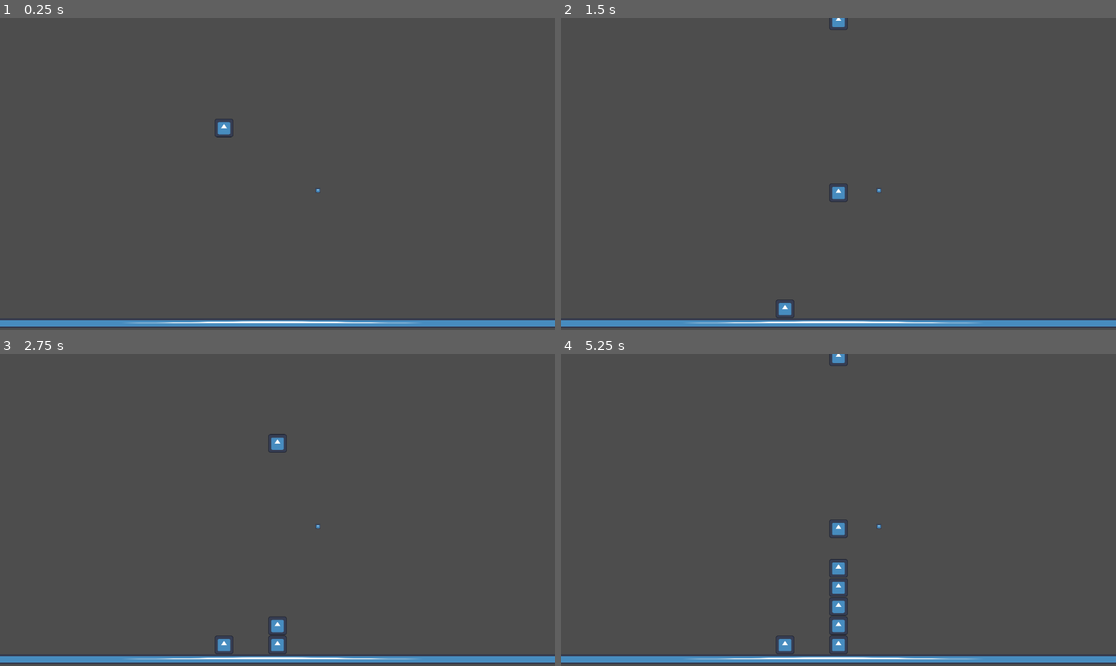
Above: before the commit, frames 1-4 (two rows, left to right).
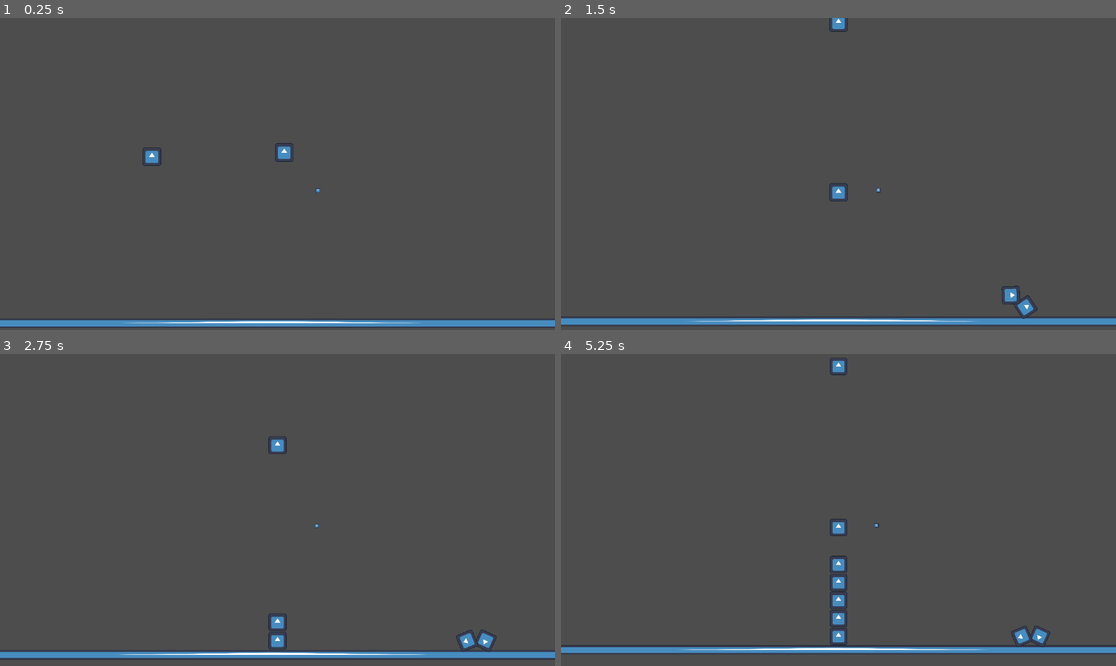
Above: after the commit, the same moments.

Repository: Nemo115/capybara_game
Game: Godot game, scene res://scenes/rigidbody_test_scene.tscn
Same seed, same stepped clock (60 frames per second), same inputs: the game is played once before the commit and once after it. The project has no main scene, so this scene is started directly. The engine's default icon, where the game draws it, is replaced by a stand-in: a white triangle on a blue panel in a dark square.
Inputs:
- Up to frame 1 (0.25 s): no input
- Up to frame 2 (1.5 s): tap Space (spawn) at 0.6, 1.35 s
- Up to frame 3 (2.75 s): tap Space (spawn) at 2.1 s
- Up to frame 4 (5.25 s): tap Space (spawn) every 0.75 s from 2.85 to 5.1 s

The runs differ from the first frame. In frame 1, 0.4% of the frame differs, in the area x 25-53%, y 32-48%; in frame 2, 2.7%; in frame 3, 4.2%; in frame 4, 5.8%, in the area x 0-100%, y 0-100%.

Commit message:
started on coding the forces pulling each object together

Diff:
--- a/project.godot
+++ b/project.godot
@@ -30,6 +30,12 @@
 ]
 }
 
+[layer_names]
+
+2d_physics/layer_1="objects"
+2d_physics/layer_2="player"
+2d_physics/layer_3="env"
+
 [rendering]
 
 renderer/rendering_method="mobile"
--- a/scenes/orange.tscn
+++ b/scenes/orange.tscn
@@ -7,6 +7,7 @@
 radius = 20.0
 
 [node name="orange" type="RigidBody2D"]
+mass = 0.008
 script = ExtResource("1_imgec")
 
 [node name="Sprite2D" type="Sprite2D" parent="."]
@@ -15,3 +16,5 @@
 
 [node name="CollisionShape2D" type="CollisionShape2D" parent="."]
 shape = SubResource("CircleShape2D_60l5g")
+
+[connection signal="body_entered" from="." to="." method="_on_body_entered"]
--- a/scenes/rigidbody_test_scene.tscn
+++ b/scenes/rigidbody_test_scene.tscn
@@ -1,9 +1,10 @@
-[gd_scene load_steps=6 format=3 uid="uid://0wkr64r30xxd"]
+[gd_scene load_steps=7 format=3 uid="uid://0wkr64r30xxd"]
 
 [ext_resource type="Texture2D" uid="uid://bmidkq0n1526n" path="res://icon.svg" id="1_daupv"]
 [ext_resource type="Script" path="res://scripts/camera.gd" id="2_7v5iu"]
 [ext_resource type="PackedScene" uid="uid://dm2y4b5knh13f" path="res://scenes/orange.tscn" id="2_y814f"]
 [ext_resource type="PackedScene" uid="uid://dwatgmw27qdx2" path="res://scenes/spawner.tscn" id="4_f31pa"]
+[ext_resource type="PackedScene" uid="uid://b57w4ahy1i3ta" path="res://scenes/tower.tscn" id="5_fs2ga"]
 
 [sub_resource type="RectangleShape2D" id="RectangleShape2D_5nr5q"]
 size = Vector2(128, 128)
@@ -24,14 +25,25 @@
 position = Vector2(576, 325)
 script = ExtResource("2_7v5iu")
 
-[node name="orange" parent="." instance=ExtResource("2_y814f")]
-position = Vector2(465, 201)
-
-[node name="spawner" parent="." node_paths=PackedStringArray("camera", "test_sprite") instance=ExtResource("4_f31pa")]
+[node name="spawner" parent="." node_paths=PackedStringArray("camera") instance=ExtResource("4_f31pa")]
 camera = NodePath("../Camera2D")
-test_sprite = NodePath("../Icon")
 
 [node name="Icon" type="Sprite2D" parent="."]
 position = Vector2(660, 359)
 scale = Vector2(0.08, 0.08)
 texture = ExtResource("1_daupv")
+
+[node name="tower" parent="." instance=ExtResource("5_fs2ga")]
+
+[node name="orange" parent="tower" node_paths=PackedStringArray("tower") instance=ExtResource("2_y814f")]
+position = Vector2(590, 252)
+collision_mask = 7
+in_tower = true
+tower = NodePath("..")
+
+[node name="orange2" parent="tower" node_paths=PackedStringArray("tower", "partner") instance=ExtResource("2_y814f")]
+position = Vector2(243, 263)
+collision_mask = 7
+in_tower = true
+tower = NodePath("..")
+partner = NodePath("../orange")
--- a/scripts/camera.gd
+++ b/scripts/camera.gd
@@ -1,8 +1,10 @@
 extends Camera2D
 class_name Game_Camera
 
-func process(delta):
-	pass
+func _process(delta):
+	if Input.is_action_just_pressed("spawn"):
+		zoom_out()
+		print("zooming")
 
 #Calculate where the spawner needs to be above the camera view
 #This function is accessed in the spawner.gd script
@@ -11,3 +13,8 @@
 	var screen_height: float = get_viewport_rect().size.y
 
 	return Vector2(center_coord.x, center_coord.y - (screen_height/2) - offset)
+
+func zoom_out():
+	var tween: Tween = get_tree().create_tween()
+	tween.tween_property(self, "zoom", zoom - Vector2(0.01, 0.01), 0.5)
+	print("zoom changed")
--- a/scripts/falling_object.gd
+++ b/scripts/falling_object.gd
@@ -4,3 +4,31 @@
 '''
 This is where the oranges, etc are generalized.
 '''
+
+@export var in_tower = false
+@export var tower: Tower
+
+@export var partner: Falling_Object
+@export var grav_force: float = 20
+
+func _ready() -> void:
+	#Enable rigidbody collision detection
+	contact_monitor = true
+	max_contacts_reported = 30
+
+func _physics_process(delta: float) -> void:
+	if partner:
+		#Apply constant forces
+		constant_force = calc_dir() * grav_force
+		#print(calc_dir())
+
+func _on_body_entered(body: Node) -> void:
+	if body is Falling_Object:
+		if body.in_tower:
+			body.tower.add_obj(self)
+			partner = body
+
+func calc_dir()->Vector2:
+	var dir: Vector2 = partner.global_position - global_position
+	var abs_val: float = sqrt(dir.x**2 + dir.y**2)
+	return ((1/abs_val) * dir)
--- /dev/null
+++ b/scripts/spring_joint.gd
@@ -0,0 +1,6 @@
+extends DampedSpringJoint2D
+class_name Spring_Joint
+
+func connect_obj(a: Falling_Object, b: Falling_Object):
+	node_a = a.get_path()
+	node_b = b.get_path()
--- a/scripts/tower.gd
+++ b/scripts/tower.gd
@@ -3,6 +3,20 @@
 
 var obj_tower: Array[Falling_Object]
 
+func add_obj(obj: Falling_Object):
+	add_child(obj)
+	obj_tower.append(obj)
+	print("Added obj to tower")
+
 #Look through the objects and find which one has the smallest y value => greatest position
 func get_highest_obj():
 	pass
+
+#Calculate the middle position of the tower
+func get_middle_pos():
+	pass
+
+func _process(delta: float) -> void:
+
+
+	pass
